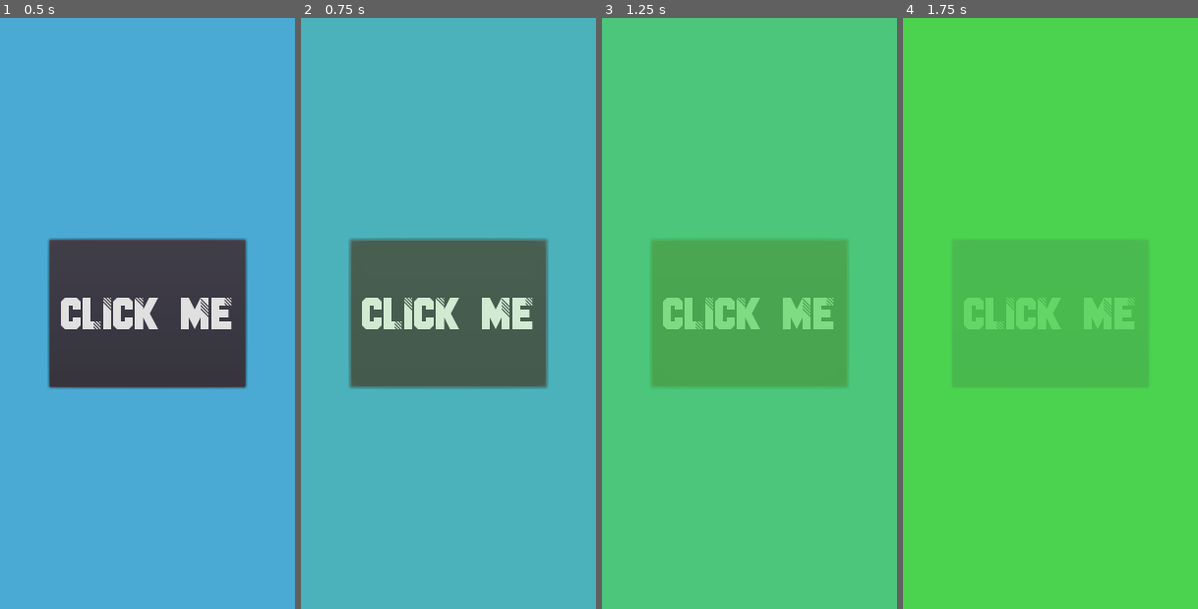
Above: before the commit, frames 1-4 (left to right).
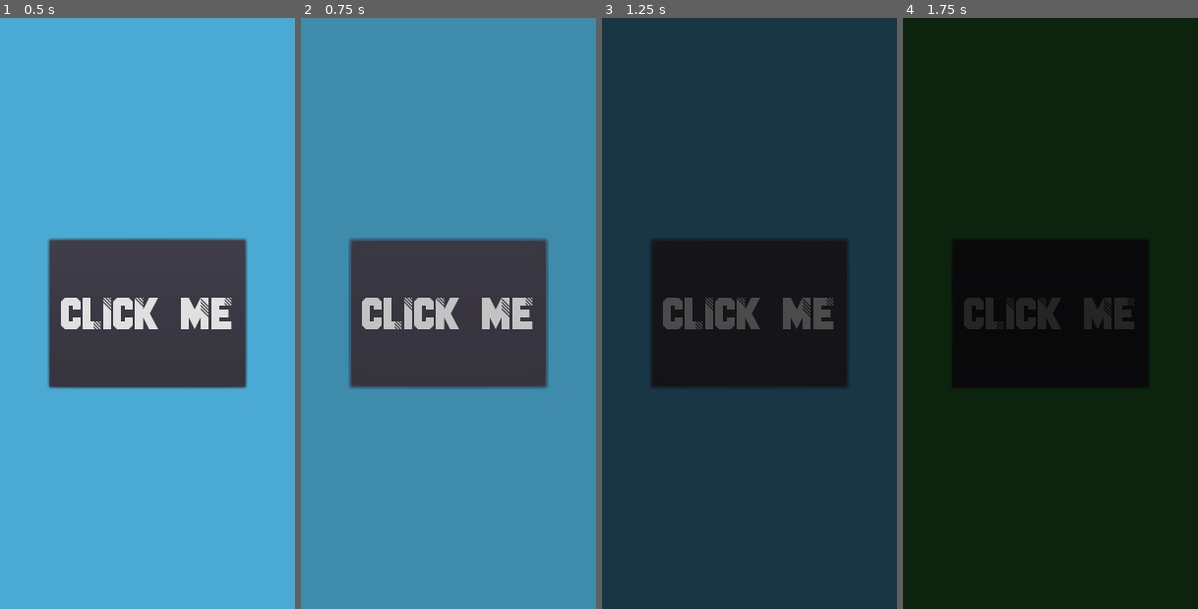
Above: after the commit, the same moments.

Repository: maktoobgar/scene_manager
Game: Godot game, scene res://demo/scene1.tscn
Same seed, same stepped clock (60 frames per second), same inputs: the game is played once before the commit and once after it. The project has no main scene, so this scene is started directly.
Inputs:
- Up to frame 1 (0.5 s): no input
- Up to frame 2 (0.75 s): click "CLICK ME" at 0.5 s
- Up to frame 3 (1.25 s): no input
- Up to frame 4 (1.75 s): click "CLICK ME" at 1.25 s

Frame 1 is identical in both runs. In frame 2, 100% of the frame differs, in the area x 0-100%, y 0-100%; in frame 3, 100%; in frame 4, 100%.

Commit message:
🔧 refactor: transition options updated on demo

Diff:
--- a/demo/scene1.tscn
+++ b/demo/scene1.tscn
@@ -32,6 +32,5 @@
 text = "CLICK ME"
 script = ExtResource( 1 )
 scene = "scene2"
-color = Color( 0.298039, 0.831373, 0.317647, 1 )
 
 [connection signal="button_up" from="CenterContainer/button" to="CenterContainer/button" method="_on_button_up"]
--- a/demo/scene2.tscn
+++ b/demo/scene2.tscn
@@ -32,6 +32,6 @@
 text = "CLICK ME"
 script = ExtResource( 1 )
 scene = "scene1"
-color = Color( 0.298039, 0.670588, 0.831373, 1 )
+color = Color( 1, 0, 0, 1 )
 
 [connection signal="button_up" from="CenterContainer/button" to="CenterContainer/button" method="_on_button_up"]
